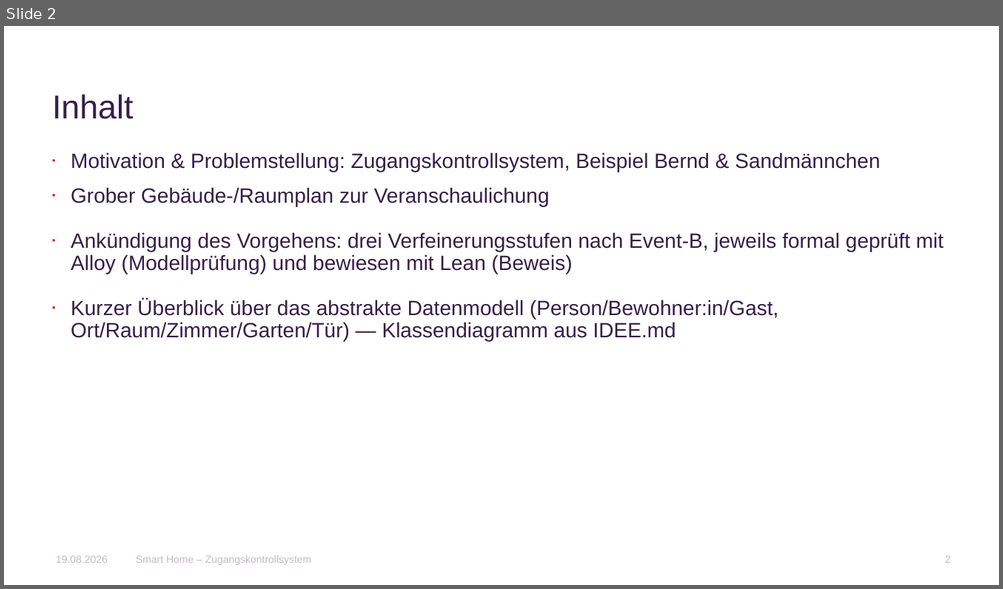
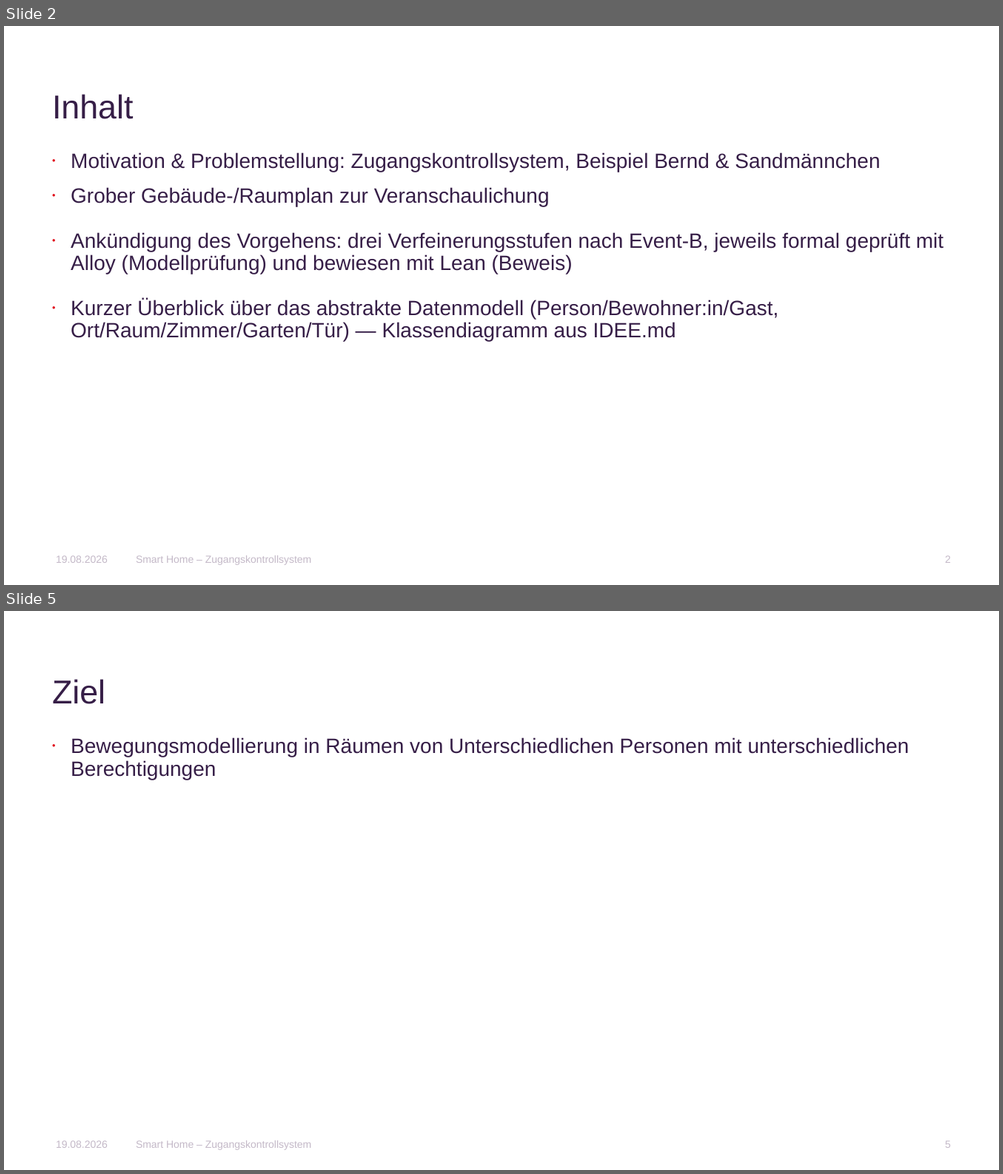
Before and after one commit to AnnaLiviaMartin/rs-smart-home, a slide deck: presentation/Smart_Home_Zugangskontrollsystem.pptx. Shown one above the other, each under a label of ours: slide 2 before the commit, slides 2 and 5 after it; the slides between them are not shown. The pictures are 1003x589 and 1003x1174 pixels, drawn with LibreOffice and Linux fonts; fonts in the diff are those of the drawing; background and template pictures are left out. Boxes give left, top, right and bottom in pixels: in the first picture for what was removed or moved away, otherwise in the second. Text is boxed around its words. In the diff, an @@ line names an element or a change of style, - is before the commit and + after.

```diff
--- a/presentation/Smart_Home_Zugangskontrollsystem.pptx
+++ b/presentation/Smart_Home_Zugangskontrollsystem.pptx
@@ slide 5 added at (x1=4, y1=611, x2=999, y2=1170), background #FFFFFF @@
@@ title added at (x1=52, y1=679, x2=105, y2=704), 32 pt, text #361E47 @@
+Ziel
@@ text added at (x1=71, y1=738, x2=909, y2=780), 20 pt, text #361E47 @@
+• Bewegungsmodellierung in Räumen von Unterschiedlichen Personen mit unterschiedlichen Berechtigungen
@@ text added at (x1=56, y1=1141, x2=108, y2=1148), 10 pt, text #C4B9C8 @@
+19.08.2026
@@ text added at (x1=136, y1=1141, x2=312, y2=1150), 10 pt, text #C4B9C8 @@
+Smart Home – Zugangskontrollsystem
@@ page number added at (x1=945, y1=1141, x2=950, y2=1148), 10 pt, text #C4B9C8 @@
+5
```
Also in this commit, not shown: 7 slides changed, 20 other slides added, 2 other files.
